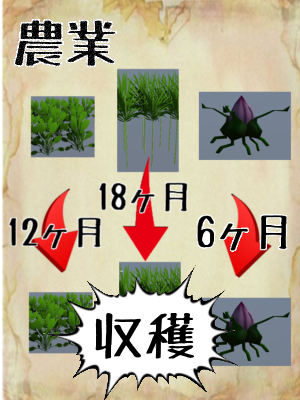
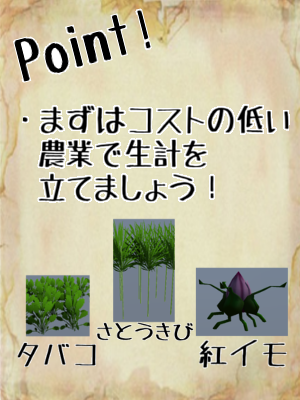
The second 300×400 image is a revision of the first. Changes to its layers:
removed layer "貼り付けられたレイヤー#7" over [43, 265, 240, 400]
removed layer "freefont_logo_TanukiMagic (4).png" over [196, 213, 288, 253]
removed layer "freefont_logo_TanukiMagic (3).png" over [98, 154, 216, 235]
removed layer "freefont_logo_TanukiMagic (2).png" over [8, 188, 130, 272]
removed layer "貼り付けられたレイヤー#6" over [122, 154, 169, 262]
removed layer "貼り付けられたレイヤー#5" over [221, 193, 273, 279]
removed layer "貼り付けられたレイヤー#4" over [28, 188, 80, 274]
added layer "freefont_logo_TanukiMagic (10).png" above "freefont_logo_TanukiMagic (9).png" over [17, 341, 97, 368]
added layer "freefont_logo_TanukiMagic (9).png" above "貼り付けられたレイヤー#3" over [96, 321, 195, 342]
painted on "貼り付けられたレイヤー#3" over [28, 218, 175, 354]
painted on "貼り付けられたレイヤー#2" over [118, 261, 289, 366]
painted on "貼り付けられたレイヤー#1" over [37, 138, 292, 367]
renamed "freefont_logo_TanukiMagic.png" to "freefont_logo_TanukiMagic (5).png", moved it above "freefont_logo_TanukiMagic (8).png", painted on it over [11, 7, 153, 83]
added layer "freefont_logo_TanukiMagic (8).png" above "tabako.png" over [198, 338, 288, 369]
painted on "tabako.png" over [25, 95, 95, 337]
showed "新規レイヤー", painted on it over [5, 1, 293, 378]
renamed "紅イモ.png" to "freefont_logo_TanukiMagic (7).png", moved it above "貼り付けられたレイヤー", painted on it over [22, 91, 292, 161]
removed layer "サトウキビ畑.png" over [116, 68, 179, 173]
painted on "貼り付けられたレイヤー" over [0, 0, 293, 400]
